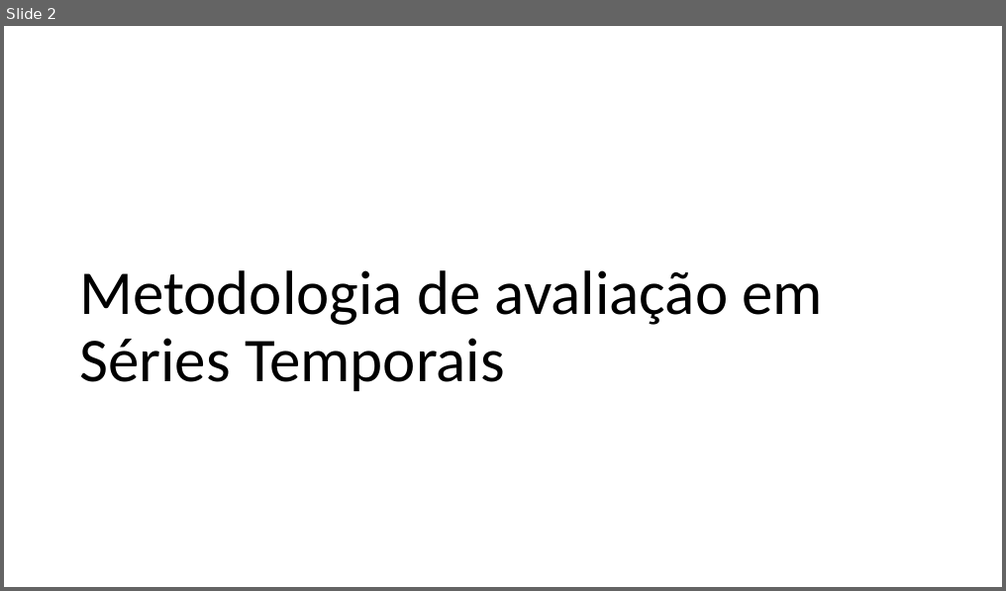
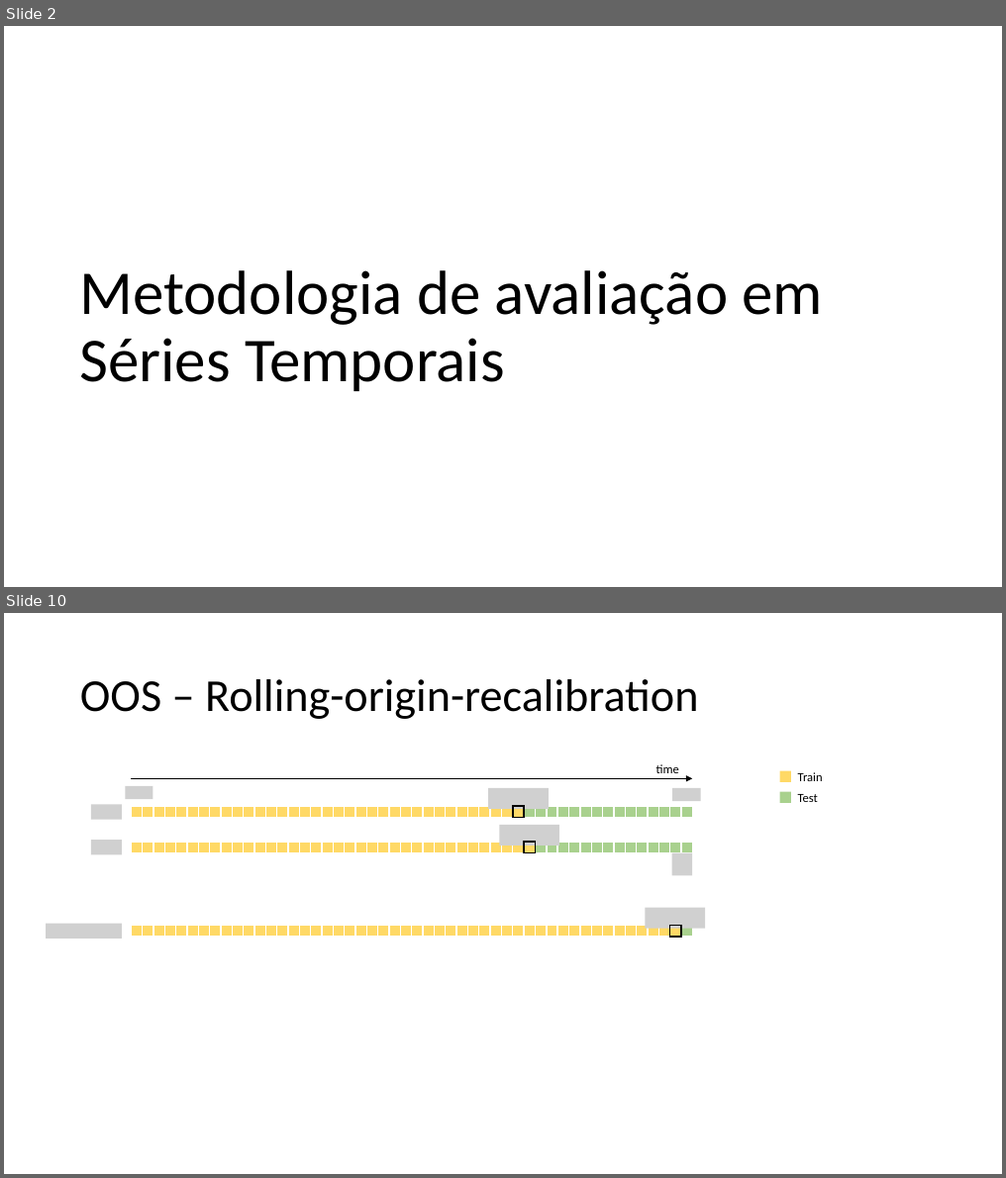
Before and after one commit to MiguelLoureiro98/timecave, a slide deck: papers/.ppt/TimeSeriesCV_15032024.pptx. Shown one above the other, each under a label of ours: slide 2 before the commit, slides 2 and 10 after it; the slides between them are not shown. The pictures are 1006x591 and 1006x1178 pixels, drawn with LibreOffice and Linux fonts; fonts in the diff are those of the drawing; grey boxes stand for pictures. Boxes give left, top, right and bottom in pixels: in the first picture for what was removed or moved away, otherwise in the second. Text is boxed around its words. In the diff, an @@ line names an element or a change of style, - is before the commit and + after.

```diff
--- a/papers/.ppt/TimeSeriesCV_15032024.pptx
+++ b/papers/.ppt/TimeSeriesCV_15032024.pptx
@@ slide 10 added at <box>4,613,1002,1174</box>, background #FFFFFF @@
@@ title added at <box>80,679,698,719</box>, 44 pt, text #000000 @@
+OOS – Rolling-origin-recalibration
@@ picture added at <box>126,786,152,799</box> @@
@@ arrow added from (132, 778) to (693, 778), #000000 1.5 pt @@
@@ picture added at <box>488,788,548,809</box> @@
@@ text added at <box>656,764,679,773</box>, 12 pt, text #000000 @@
+time
@@ picture added at <box>672,788,701,802</box> @@
@@ rectangle added at <box>780,771,792,782</box>, fill #FFD966 @@
@@ text added at <box>798,772,823,781</box>, 12 pt, text #000000 @@
+Train
@@ picture added at <box>91,805,122,820</box> @@
@@ table added at <box>132,806,693,817</box>, 1 rows, 50 columns @@
+ |  |  |  |  |  |  |  |  |  |  |  |  |  |  |  |  |  |  |  |  |  |  |  |  |  |  |  |  |  |  |  |  |  |  |  |  |  |  |  |  |  |  |  |  |  |  |  |  | 
@@ rectangle added at <box>513,806,525,817</box>, outline #000000 1.5 pt @@
@@ rectangle added at <box>780,792,792,803</box>, fill #A9D18E @@
@@ text added at <box>798,794,818,802</box>, 12 pt, text #000000 @@
+Test
@@ picture added at <box>91,840,122,855</box> @@
@@ table added at <box>132,842,693,854</box>, 1 rows, 50 columns @@
+ |  |  |  |  |  |  |  |  |  |  |  |  |  |  |  |  |  |  |  |  |  |  |  |  |  |  |  |  |  |  |  |  |  |  |  |  |  |  |  |  |  |  |  |  |  |  |  |  | 
@@ picture added at <box>500,825,559,846</box> @@
@@ rectangle added at <box>524,842,535,854</box>, outline #000000 1.5 pt @@
@@ picture added at <box>672,854,692,875</box> @@
@@ picture added at <box>645,908,705,929</box> @@
@@ picture added at <box>46,924,122,939</box> @@
@@ table added at <box>132,926,693,937</box>, 1 rows, 50 columns @@
+ |  |  |  |  |  |  |  |  |  |  |  |  |  |  |  |  |  |  |  |  |  |  |  |  |  |  |  |  |  |  |  |  |  |  |  |  |  |  |  |  |  |  |  |  |  |  |  |  | 
@@ rectangle added at <box>669,926,681,937</box>, outline #000000 1.5 pt @@
```
Also in this commit, not shown: 2 slides changed, 21 other slides added, 5 slides removed, 9 other files.
